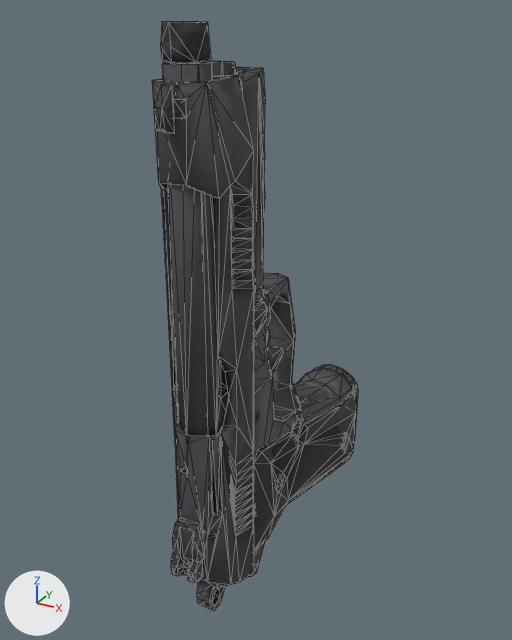
Renders of the FBX model HFO/Contents/mods/HFO/media/models_X/weapons/firearm/Handgun03.fbx from each side of a commit.
Both versions are drawn from a 50 mm camera at (0.000991, -0.001772, 0.001695) aimed at (-0.000051, 0.000123, 0.000748). Arrows for +X, +Y and +Z are at lower left; the lights stay in place. Mesh edges are drawn as thin lines. Where no turn or scale is listed for an object, it has been applied to the vertices. Vertices at the same position are counted once.

Names of what the first picture shows: 'Handgun03'.
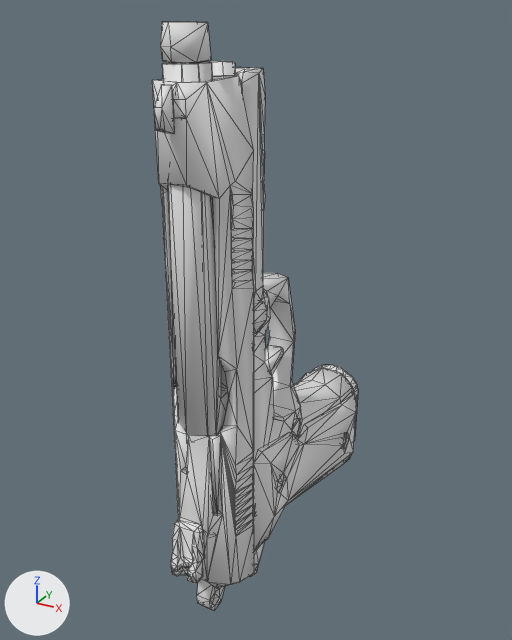
Boxes [x1, y1, x2, y2] around the edits, measured in the pictures (512 x 640 px):
```json
{"part": 1, "of": "me_handgun03", "change": "recoloured", "before": [152, 21, 358, 610], "after": [152, 21, 358, 610]}
```

Edits to the scene script, one JSON object a line:
```json
{"block": "me_handgun03", "where": "# used by ob_handgun03; location = (0.0, 0.0, 0.0)"}
{"op": "remove", "block": "me_handgun03", "code": "me_handgun03.from_pydata(...)  # 1410 vertices, 2586 faces; spans x -0.00016..0.00014, y -0.00043..0.00074, z -0.00014..0.00167"}
{"op": "add", "block": "me_handgun03", "code": "me_handgun03.from_pydata(...)  # 1404 vertices, 2634 faces; spans x -0.00016..0.00014, y -0.00043..0.00074, z -0.00014..0.00167"}
{"block": "me_handgun03", "change": "me_handgun03 part 1: 2206 faces spanning x -0.00016..0.00014, y -0.00043..0.00074, z -0.00014..0.00167 switch from mat_handgun03 (picture img_handgun03_png) to no material"}
```
